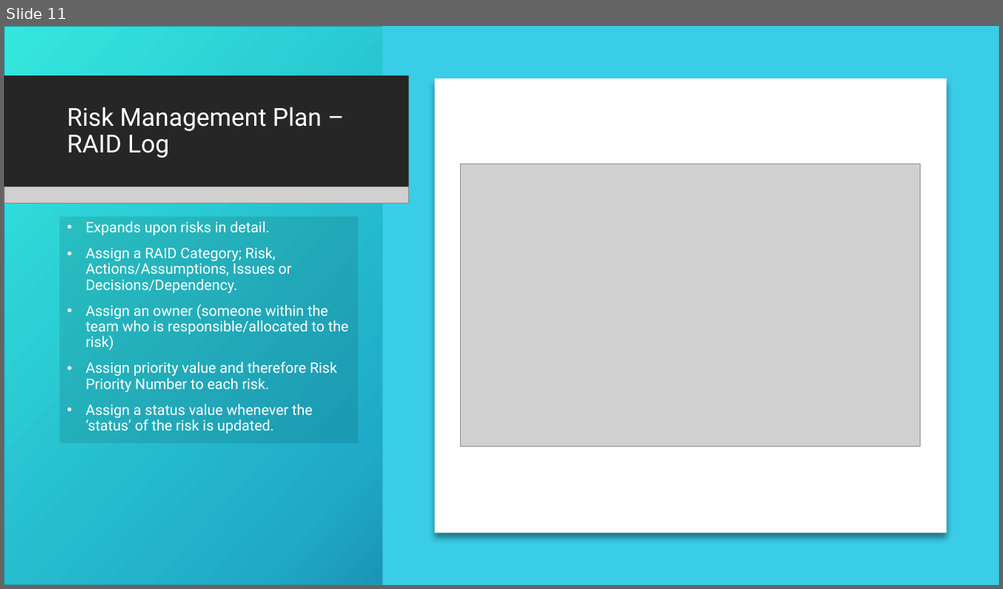
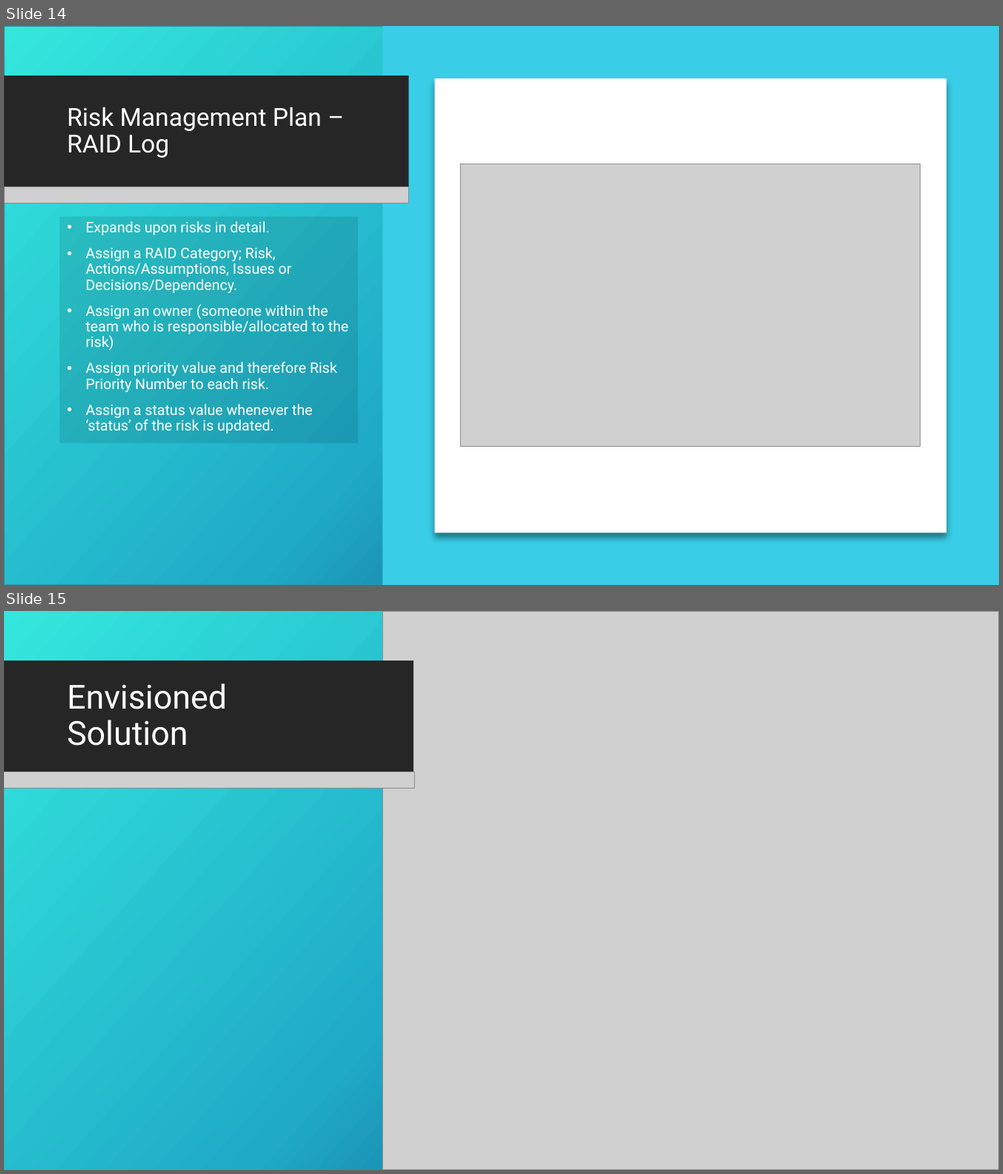
Before and after one commit to c3026923/south-yorkshire-bus-journey-planner, a slide deck: SY Bus Journey Planner Presentation.pptx. Shown one above the other, each under a label of ours: slide 11 before the commit, slides 14 and 15 after it. The pictures are 1003x589 and 1003x1174 pixels, drawn with LibreOffice and Linux fonts; fonts in the diff are those of the drawing; grey boxes stand for pictures; background and template pictures are left out. Boxes give left, top, right and bottom in pixels: in the first picture for what was removed or moved away, otherwise in the second. Text is boxed around its words. In the diff, an @@ line names an element or a change of style, - is before the commit and + after.

```diff
--- a/SY Bus Journey Planner Presentation.pptx
+++ b/SY Bus Journey Planner Presentation.pptx
@@ slide 15 added at (x1=4, y1=611, x2=999, y2=1170), background picture (left out); not listed: 2 template elements that a slide beside it also shows @@
@@ rectangle added at (x1=4, y1=611, x2=999, y2=1170), fill gradient #36E6DD to #21ABC8 to #0C2263 @@
@@ picture added at (x1=382, y1=611, x2=999, y2=1170) @@
@@ rectangle added at (x1=4, y1=661, x2=414, y2=773), fill #262626 @@
@@ title added at (x1=67, y1=684, x2=227, y2=746), 32 pt, text #FFFFFF @@
+Envisioned Solution
@@ picture added at (x1=4, y1=772, x2=415, y2=788) @@
@@ what was slide 11 is now slide 14 @@
```
Also in this commit, not shown: 2 slides changed, 6 other slides added, 3 slides removed.
